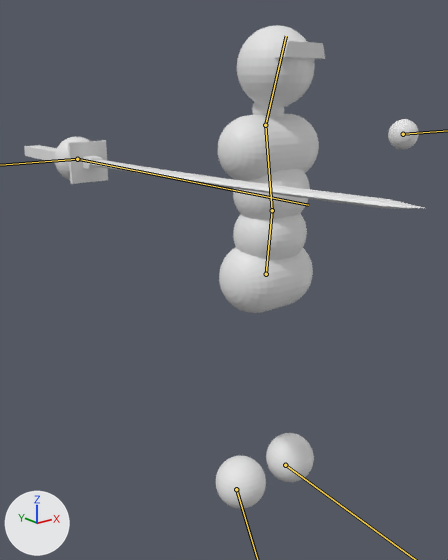
An edit to the glTF model assets/models/simple_combat_char.glb, drawn before and after from the same camera.
One viewpoint serves both versions: a 50 mm lens placed at (-1.48, -1.58, 1.57), pointed at (-0.28, -0.08, 0.97). Lighting does not change. The marker at lower left points along +X, +Y and +Z. The bones that change are drawn over the model as lines.

In view in the first picture: 'Body', 'Sword'.
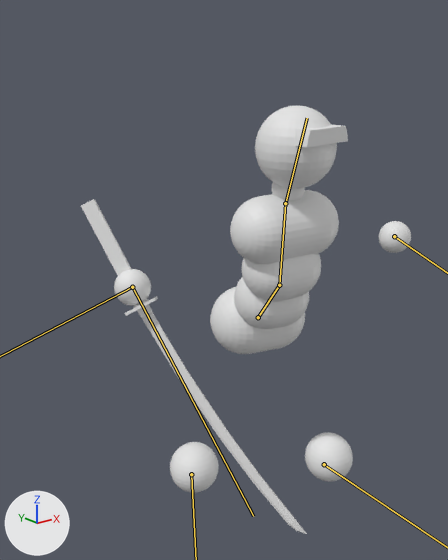
The newer file adds an action. The first version stands in its rest pose; the second is drawn at frame 0 of the action 'Jump'.

What differs and where, as boxes (x1, y1, x2, y2) in the pictures (448 x 560 px):
'Body', posed (19% narrower, 20% shorter)
    before: (54, 25, 419, 509)
    after: (114, 105, 411, 493)
'Sword', posed (43% narrower, 380% taller)
    before: (24, 140, 424, 209)
    after: (81, 199, 307, 534)
bone 'Lower back', root to tip
    before: (266, 274) to (272, 210)
    after: (258, 317) to (279, 285)
bone 'Upper back', root to tip
    before: (272, 210) to (265, 125)
    after: (279, 285) to (285, 203)
bone 'Head', root to tip
    before: (265, 125) to (286, 36)
    after: (285, 203) to (307, 118)
bone 'Sword attachment', root to tip
    before: (77, 159) to (308, 205)
    after: (132, 287) to (253, 516)

The change in detail:
Bone 'Lower back' (bone_lower_back) moves from (0.0, 0.0, 0.0) to (0.0, -0.184, 0.024).
Bone 'Lower back' (bone_lower_back) turns from (0, 0, 0) to (-37, -15, -2) degrees about its own x, y and z.
Bone 'Upper back' (bone_upper_back) turns from (0, 0, 0) to (22, 7, 2) degrees about its own x, y and z.
Bone 'Head' (bone_head) turns from (0, 0, 0) to (12, 7, 3) degrees about its own x, y and z.
Bone 'Hand.L' (bone_hand_l) moves from (0.0, 0.0, 0.0) to (-0.362, -0.247, -0.177).
Bone 'Hand.L' (bone_hand_l) turns from (0, 0, 0) to (-50, 28, 18) degrees about its own x, y and z.
Bone 'Foot.L' (bone_foot_l) moves from (0.0, 0.0, 0.0) to (0.055, 0.127, 0.086).
Bone 'Foot.L' (bone_foot_l) turns from (0, 0, 0) to (3, -1, 0) degrees about its own x, y and z.
Bone 'Hand.R' (bone_hand_r) moves from (0.0, 0.0, 0.0) to (-0.443, -0.226, -0.128).
Bone 'Hand.R' (bone_hand_r) turns from (0, 0, 0) to (-43, -50, 65) degrees about its own x, y and z.
Bone 'Foot.R' (bone_foot_r) moves from (0.0, 0.0, 0.0) to (0.051, -0.135, 0.15).
Bone 'Foot.R' (bone_foot_r) turns from (0, 0, 0) to (10, 4, 1) degrees about its own x, y and z.
Bone 'Sword attachment' (bone_sword_attachment) moves from (0.0, 0.0, 0.0) to (0.226, -0.128, 0.443).
Bone 'Sword attachment' (bone_sword_attachment) turns from (0, 0, 0) to (72, 26, 30) degrees about its own x, y and z.
